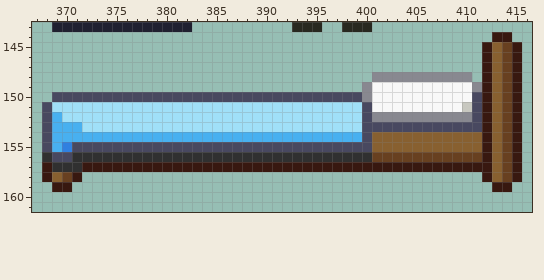
Two versions of one pixel-art file, res/gfx/statics.ase. The picture above is the old version.
512x512 pixels, 1 frame. Colours within 5 levels of each other are drawn and written as one. Shown: x 367..416, y 143..161. The commit also changed other parts of the picture, which this record leaves out.
New version:
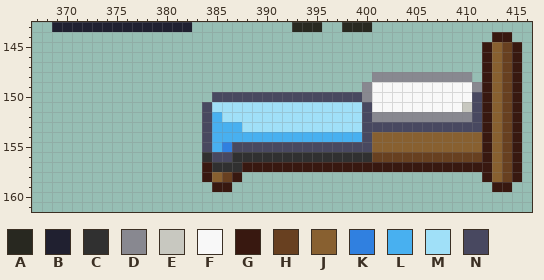
Palette (. is transparent): A #282820  B #202030  C #303030  D #888890  E #c8c8c0  F #f8f8f8  G #381810  H #684020  J #886030  K #3080e0  L #48b0f0  M #a0e0f8  N #484860
From old to new:
Layer "Layer":
y 150: x 369..384 NNNNNNNNNNNNNNNN -> ................
y 151: x 368..384 NMMMMMMMMMMMMMMMM -> ................N
y 152: x 368..385 NLMMMMMMMMMMMMMMMM -> ................NL
y 153: x 368..387 NLLLMMMMMMMMMMMMMMMM -> ................NLLL
y 154: x 368..384 NLLLLLLLLLLLLLLLL -> ................N
y 155: x 368..383 NLKNNNNNNNNNNNNN -> ................; x 385..386 NN -> LK
y 156: x 368..383 CNNCCCCCCCCCCCCC -> ................; x 385..386 CC -> NN
y 157: x 368..383 GCCCGGGGGGGGGGGG -> ................; x 385..387 GGG -> CCC
y 158: x 368..371 GJHG -> ....; x 384..387 .... -> GJHG
y 159: x 369..370 GG -> ..; x 385..386 .. -> GG
Changed places in both pictures, as pixel boxes (x1, y1, x2, y2):
changed: (42, 92, 242, 192)
